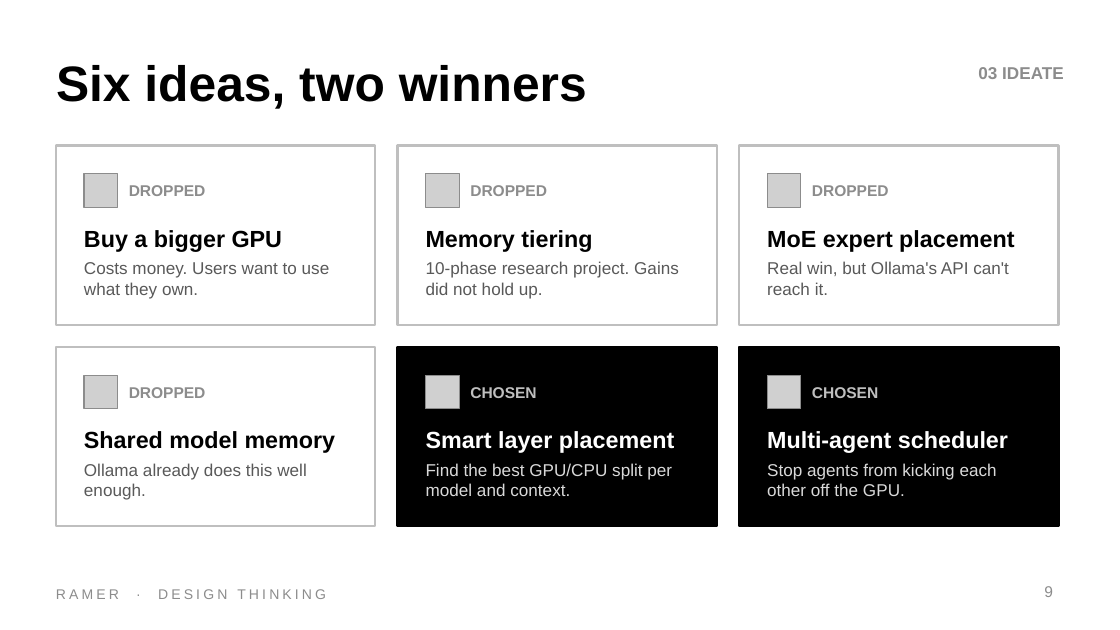
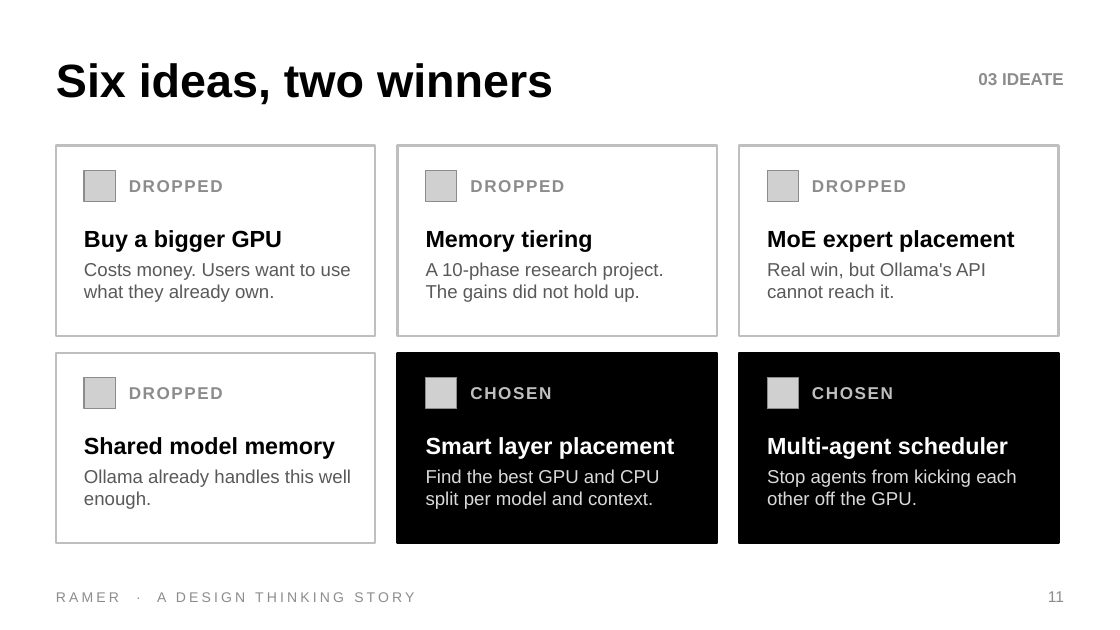
Before and after one commit to DrNeel11/tvarin, a slide deck: slide 11 of docs/Ramer_Design_Thinking.pptx (slide 9 before the commit). Drawn at 1120x630 pixels with LibreOffice and Linux fonts; fonts in the diff are those of the drawing; grey boxes stand for pictures. Boxes give left, top, right and bottom in pixels: in the first picture for what was removed or moved away, otherwise in the second. Text is boxed around its words. In the diff, an @@ line names an element or a change of style, - is before the commit and + after.

```diff
--- a/docs/Ramer_Design_Thinking.pptx
+++ b/docs/Ramer_Design_Thinking.pptx
@@ text "Six ideas, two winners" at (56, 63, 553, 105): size 32 to 30 pt @@
@@ text "03 IDEATE" at (978, 73, 1064, 85): less space between paragraphs @@
@@ rectangle: place and size @@
-rectangle at (56, 146, 375, 325)
+rectangle at (56, 146, 375, 336)
@@ rectangle: place and size @@
-rectangle at (398, 146, 717, 325)
+rectangle at (398, 146, 717, 336)
@@ rectangle: place and size @@
-rectangle at (739, 146, 1058, 325)
+rectangle at (739, 146, 1058, 336)
@@ 3 pictures: place and size @@
-3 pictures at (84, 174, 801, 207)
+3 pictures at (84, 170, 799, 202)
@@ size 10 to 11 pt, letter spacing 0 to 1 pt in 6 elements at (129, 387, 223, 399), (470, 387, 551, 399), (812, 387, 893, 399), (129, 180, 223, 192), (470, 180, 564, 192), (812, 180, 906, 192) @@
@@ text at (84, 263, 351, 302): text changed; size 11 to 12 pt @@
-Costs money. Users want to use what they own.
+Costs money. Users want to use what they already own.
@@ text at (426, 262, 664, 302): text changed; size 11 to 12 pt @@
-10-phase research project. Gains did not hold up.
+A 10-phase research project. The gains did not hold up.
@@ text at (767, 262, 986, 298): text changed; size 11 to 12 pt @@
-Real win, but Ollama's API can't reach it.
+Real win, but Ollama's API cannot reach it.
@@ rectangle: place and size @@
-rectangle at (56, 347, 375, 526)
+rectangle at (56, 353, 375, 543)
@@ rectangle: place and size @@
-rectangle at (398, 347, 717, 526)
+rectangle at (398, 353, 717, 543)
@@ rectangle: place and size @@
-rectangle at (739, 347, 1058, 526)
+rectangle at (739, 353, 1058, 543)
@@ 3 texts: place and size @@
-3 texts at (84, 431, 1008, 453)
+3 texts at (84, 437, 1008, 459)
@@ text at (84, 469, 351, 509): text changed; size 11 to 12 pt @@
-Ollama already does this well enough.
+Ollama already handles this well enough.
@@ text at (426, 469, 659, 509): text changed; size 11 to 12 pt @@
-Find the best GPU/CPU split per model and context.
+Find the best GPU and CPU split per model and context.
@@ text "Stop agents from kicking each ..." at (767, 469, 1016, 505): size 11 to 12 pt @@
@@ text removed at (56, 589, 326, 599) @@
-RAMER · DESIGN THINKING
@@ text added at (56, 592, 414, 602), 9 pt, text #8C8C8C @@
+RAMER · A DESIGN THINKING STORY
@@ page number removed at (1044, 586, 1053, 597) @@
-9
@@ text added at (1048, 591, 1064, 602), 10 pt, text #8C8C8C @@
+11
```
Also in this commit, not shown: 9 other slides changed, 11 slides added, 6 slides removed.
